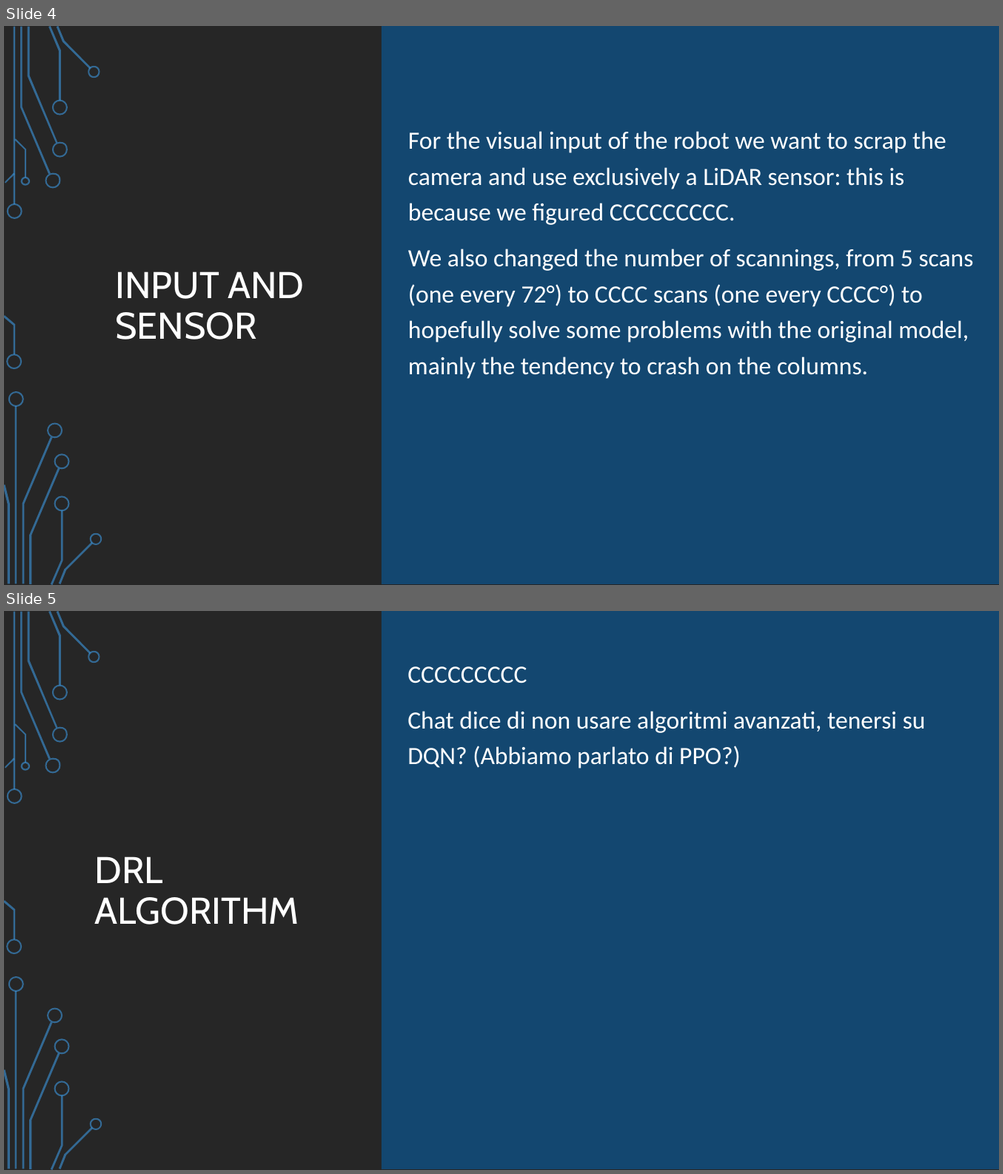
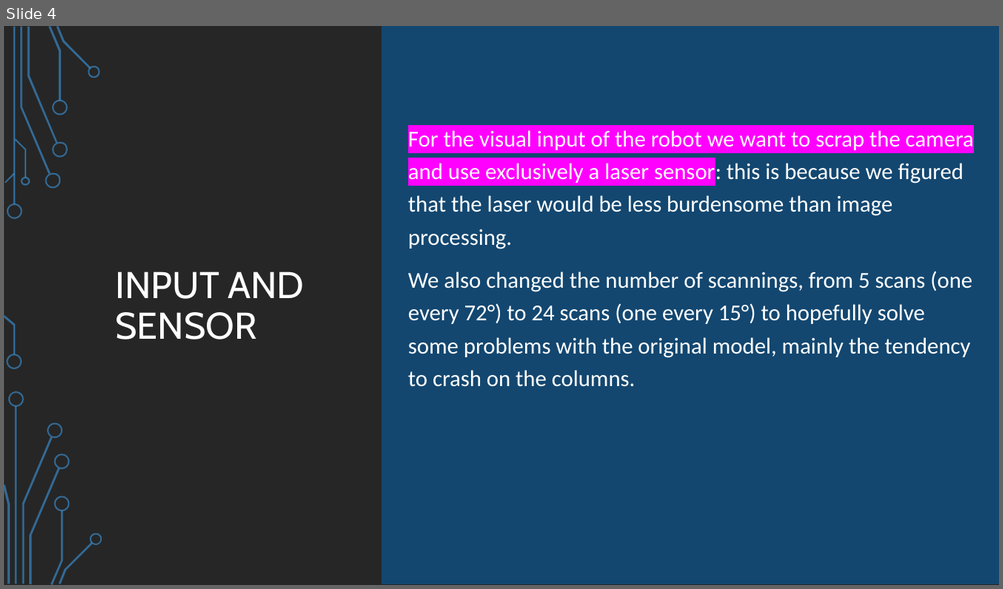
Before and after one commit to SSimuzzz/MobileRobotNavigation, a slide deck: Mini-Project/GroupK.pptx. Shown one above the other, each under a label of ours: slides 4 and 5 before the commit, slide 4 after it. The pictures are 1003x1174 and 1003x589 pixels, drawn with LibreOffice and Linux fonts; fonts in the diff are those of the drawing; background and template pictures are left out. Boxes give left, top, right and bottom in pixels: in the first picture for what was removed or moved away, otherwise in the second. Text is boxed around its words. In the diff, an @@ line names an element or a change of style, - is before the commit and + after.

```diff
--- a/Mini-Project/GroupK.pptx
+++ b/Mini-Project/GroupK.pptx
@@ slide 5 removed at (x1=4, y1=611, x2=999, y2=1170), background picture (left out); not listed: 17 template elements that a slide beside it also shows @@
@@ rectangle removed at (x1=4, y1=611, x2=999, y2=1170) @@
@@ round diag rect removed at (x1=381, y1=611, x2=999, y2=1170) @@
@@ text removed at (x1=407, y1=667, x2=925, y2=769) @@
-CCCCCCCCC
-Chat dice di non usare algoritmi avanzati, tenersi su DQN? (Abbiamo parlato di PPO?)
@@ title removed at (x1=94, y1=857, x2=299, y2=925) @@
-DRL ALGORITHM
@@ group removed at (x1=4, y1=611, x2=102, y2=1170): 24 freeform shapes, 2 rectangles @@
@@ slide 4 changed as well @@
@@ text at (x1=408, y1=130, x2=973, y2=387): text changed; size 24 to 22 pt @@
-For the visual input of the robot we want to scrap the camera and use exclusively a LiDAR sensor: this is because we figured CCCCCCCCC.
-We also changed the number of scannings, from 5 scans (one every 72°) to CCCC scans (one every CCCC°) to hopefully solve some problems with the original model, mainly the tendency to crash on the columns.
+For the visual input of the robot we want to scrap the camera and use exclusively a laser sensor: this is because we figured that the laser would be less burdensome than image processing.
+We also changed the number of scannings, from 5 scans (one every 72°) to 24 scans (one every 15°) to hopefully solve some problems with the original model, mainly the tendency to crash on the columns.
```
Also in this commit, not shown: 6 other slides changed, 1 slide added, 1 other file.
